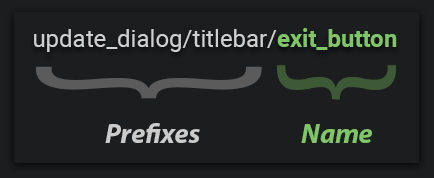
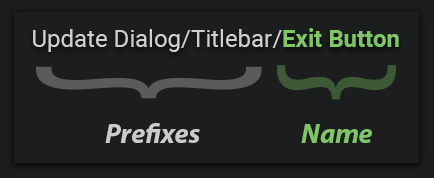
Layers edited between the first and the second (434, 178) image:
renamed "update_dialog/titlebar/exit_button" to "Update Dialog/Titlebar/Exit Button", painted on it over bbox(33, 28, 399, 52)
